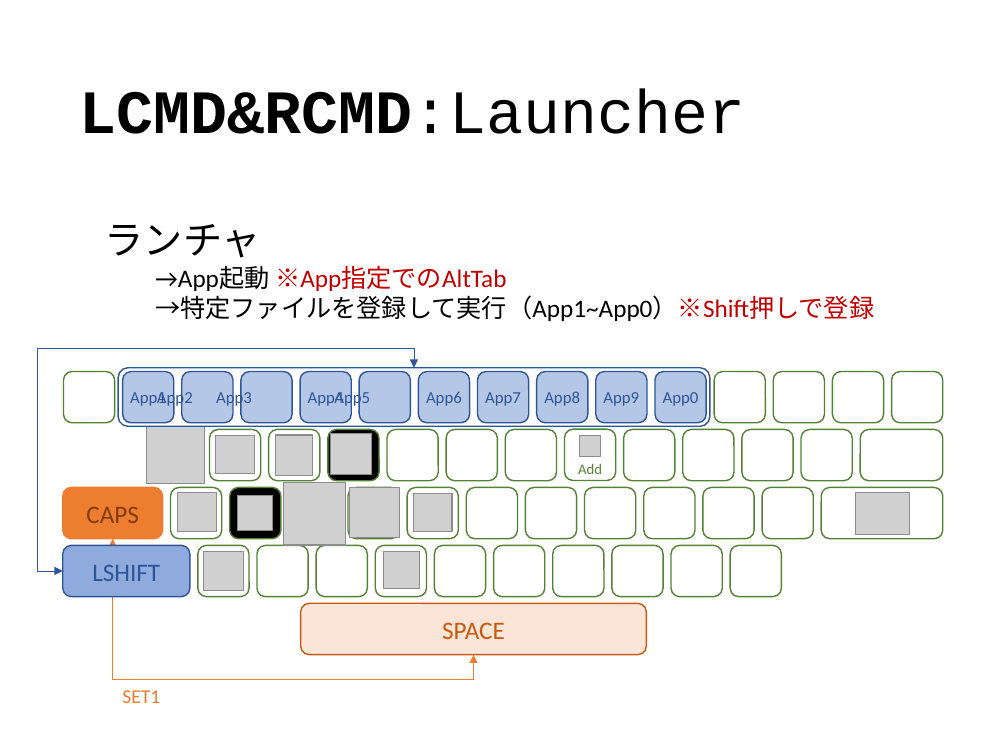
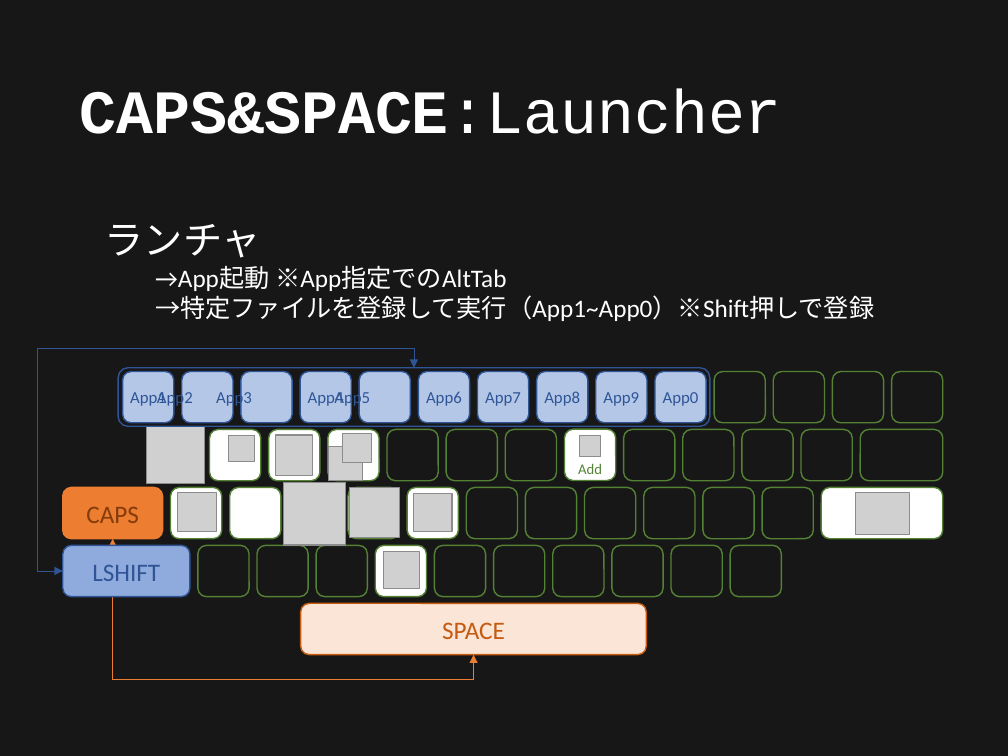
Before and after one commit to ittooo66/myAHK, a slide deck: slide 6 of MANUAL.pptx. Drawn at 1008x756 pixels with LibreOffice and Linux fonts; fonts in the diff are those of the drawing; grey boxes stand for pictures. Boxes give left, top, right and bottom in pixels: in the first picture for what was removed or moved away, otherwise in the second. Text is boxed around its words. In the diff, an @@ line names an element or a change of style, - is before the commit and + after.

```diff
--- a/MANUAL.pptx
+++ b/MANUAL.pptx
@@ background #FFFFFF to #181717 @@
@@ title at box(79, 89, 782, 134): text changed; text colour #000000 to #FFFFFF @@
-LCMD&RCMD:Launcher
+CAPS&SPACE:Launcher
@@ text "ランチャ" at box(105, 224, 874, 321): text colour #000000 to #FFFFFF in "ランチャ", "→App起動", "→特定ファイルを登録して実行（App1~App0）※Shift押しで登録"; text colour #C00000 to #FFFFFF in "※App指定でのAltTab", "→特定ファイルを登録して実行（App1~App0）※Shift押しで登録" @@
@@ rounded rectangle removed at box(64, 372, 115, 423) @@
@@ picture: place and size @@
-picture at box(216, 435, 254, 474)
+picture at box(228, 435, 254, 462)
@@ rounded rectangle at box(328, 429, 379, 481): fill #000000 to #FFFFFF @@
@@ picture added at box(329, 447, 363, 481) @@
@@ picture: place and size @@
-picture at box(331, 433, 371, 474)
+picture at box(343, 433, 372, 463)
@@ rounded rectangle "Add" at box(564, 429, 616, 481): fill none to #FFFFFF @@
@@ rounded rectangle at box(230, 488, 281, 539): fill #000000 to #FFFFFF @@
@@ picture removed at box(238, 495, 273, 530) @@
@@ picture removed at box(204, 551, 243, 591) @@
@@ rounded rectangle at box(375, 545, 426, 597): fill none to #FFFFFF @@
@@ fill #FFFFFF to none in 19 elements at box(714, 372, 765, 423), box(773, 372, 825, 423), box(833, 372, 884, 423), box(891, 372, 942, 423), box(387, 429, 438, 481), box(447, 429, 498, 481), box(505, 429, 556, 481), box(624, 429, 675, 481), box(682, 429, 734, 481), box(860, 429, 942, 481), box(467, 488, 518, 539), box(703, 488, 754, 539), box(762, 488, 813, 539), box(434, 545, 486, 597), box(494, 545, 545, 597), box(552, 545, 604, 597), box(612, 545, 663, 597), box(671, 545, 723, 597), box(730, 545, 781, 597) @@
@@ text removed at box(122, 690, 160, 703) @@
-SET1
```
Also in this commit, not shown: 11 other slides changed.
